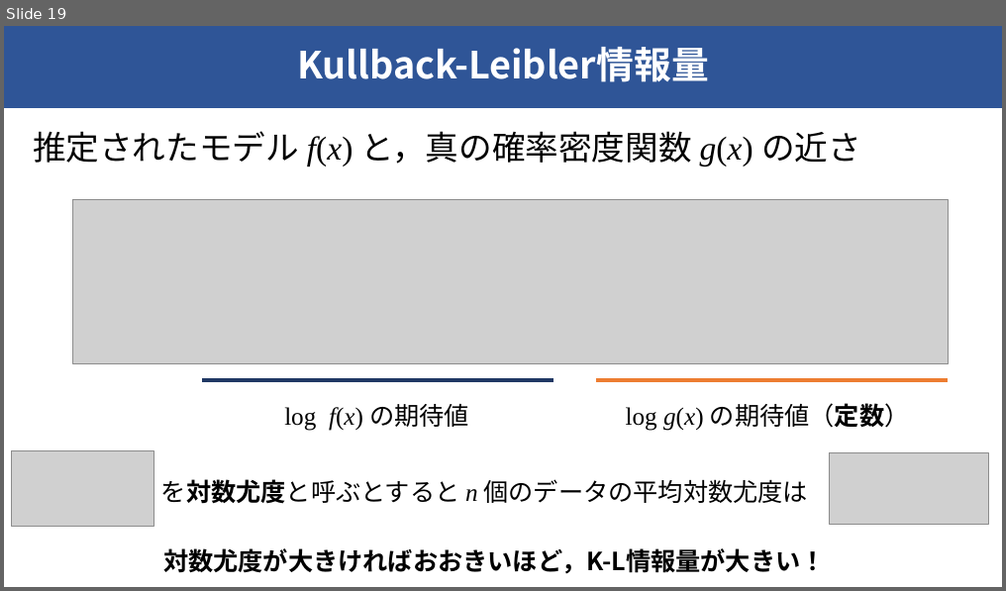
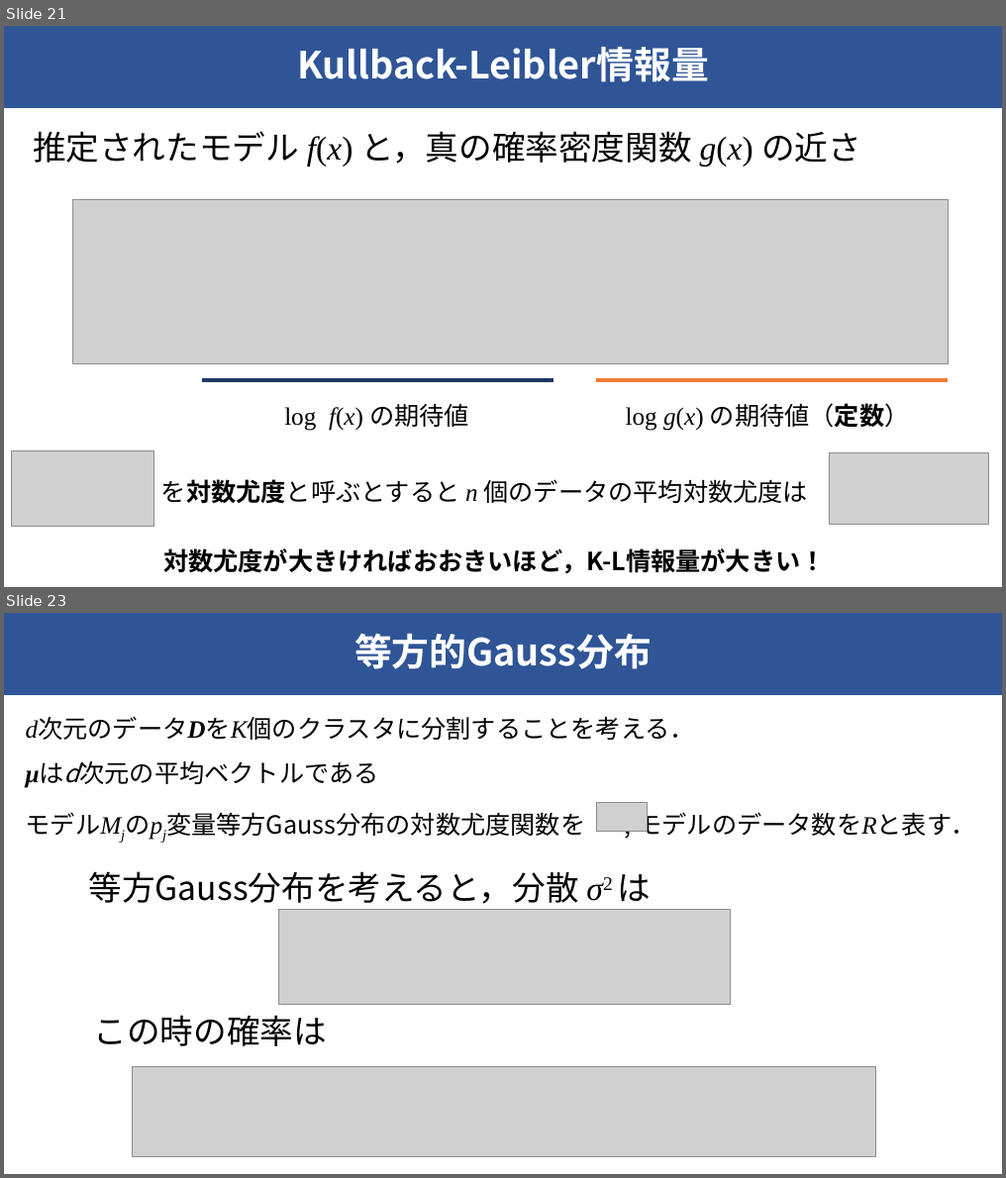
Before and after one commit to raryosu/graduation-research, a slide deck: docs/interim-presen/interim_hagihara.pptx. Shown one above the other, each under a label of ours: slide 19 before the commit, slides 21 and 23 after it; the slides between them are not shown. The pictures are 1006x591 and 1006x1178 pixels, drawn with LibreOffice and Linux fonts; fonts in the diff are those of the drawing; grey boxes stand for pictures. Boxes give left, top, right and bottom in pixels: in the first picture for what was removed or moved away, otherwise in the second. Text is boxed around its words. In the diff, an @@ line names an element or a change of style, - is before the commit and + after.

Commit message:
ふつうのGauss分布の式を追記

```diff
--- a/docs/interim-presen/interim_hagihara.pptx
+++ b/docs/interim-presen/interim_hagihara.pptx
@@ slide 23 added at (4, 613, 1002, 1174), background #FFFFFF; not listed: 1 template element that a slide beside it also shows @@
@@ title added at (354, 633, 651, 669), 36 pt, text #FFFFFF, bold @@
+等方的Gauss分布
@@ text added at (26, 718, 695, 740), 24 pt, text #000000 @@
+d次元のデータDをK個のクラスタに分割することを考える．
+μはd次元の平均ベクトルである
@@ text added at (26, 808, 976, 841), 24 pt, text #000000 @@
+モデルMjのpj変量等方Gauss分布の対数尤度関数を , モデルのデータ数をRと表す．
@@ picture added at (596, 802, 648, 831) @@
@@ text added at (89, 871, 651, 910), 32 pt, text #000000 @@
+等方Gauss分布を考えると，分散 σ2 は
@@ picture added at (279, 909, 731, 1005) @@
@@ text added at (94, 1015, 327, 1047), 32 pt, text #000000 @@
+この時の確率は
@@ picture added at (133, 1066, 876, 1157) @@
@@ what was slide 19 is now slide 21 @@
```
Also in this commit, not shown: 2 slides changed, 1 other slide added.
